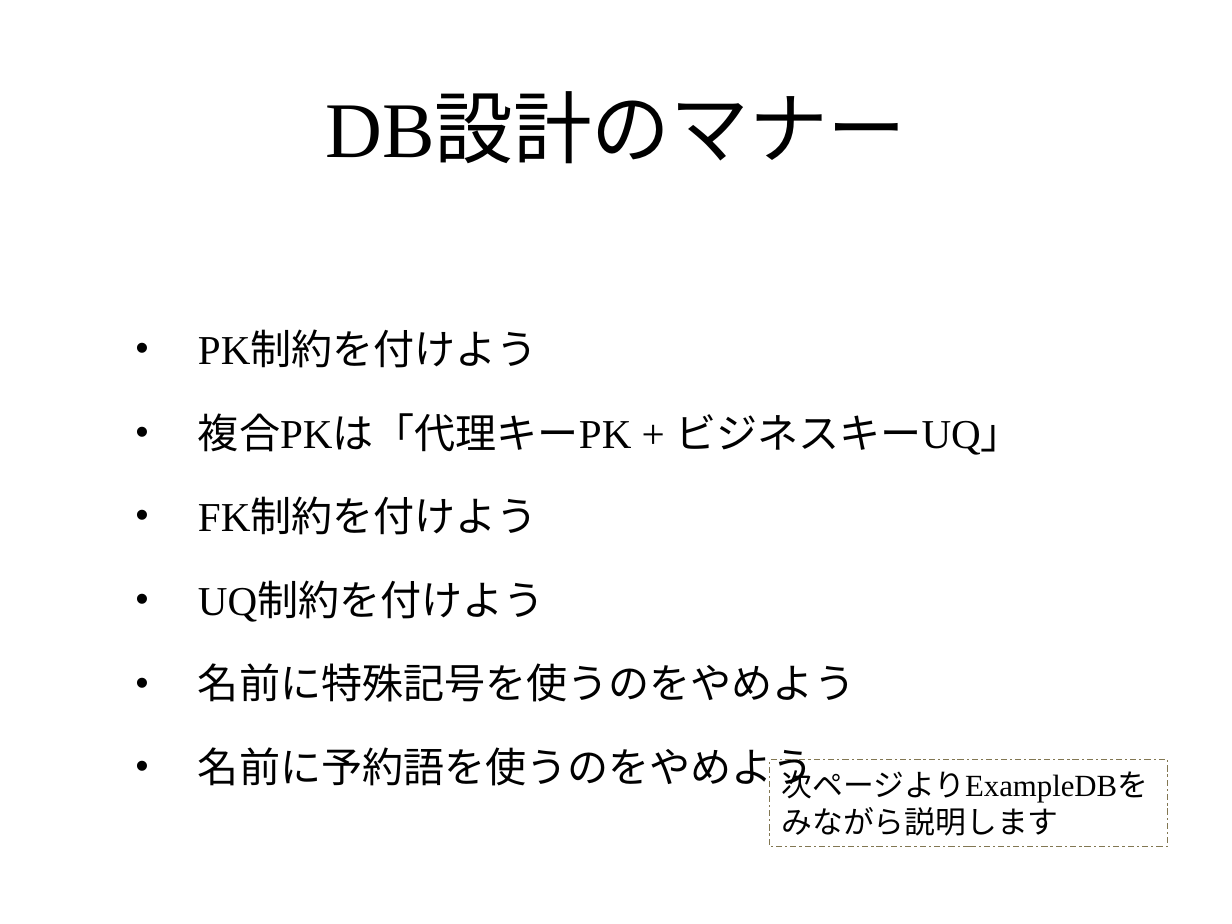
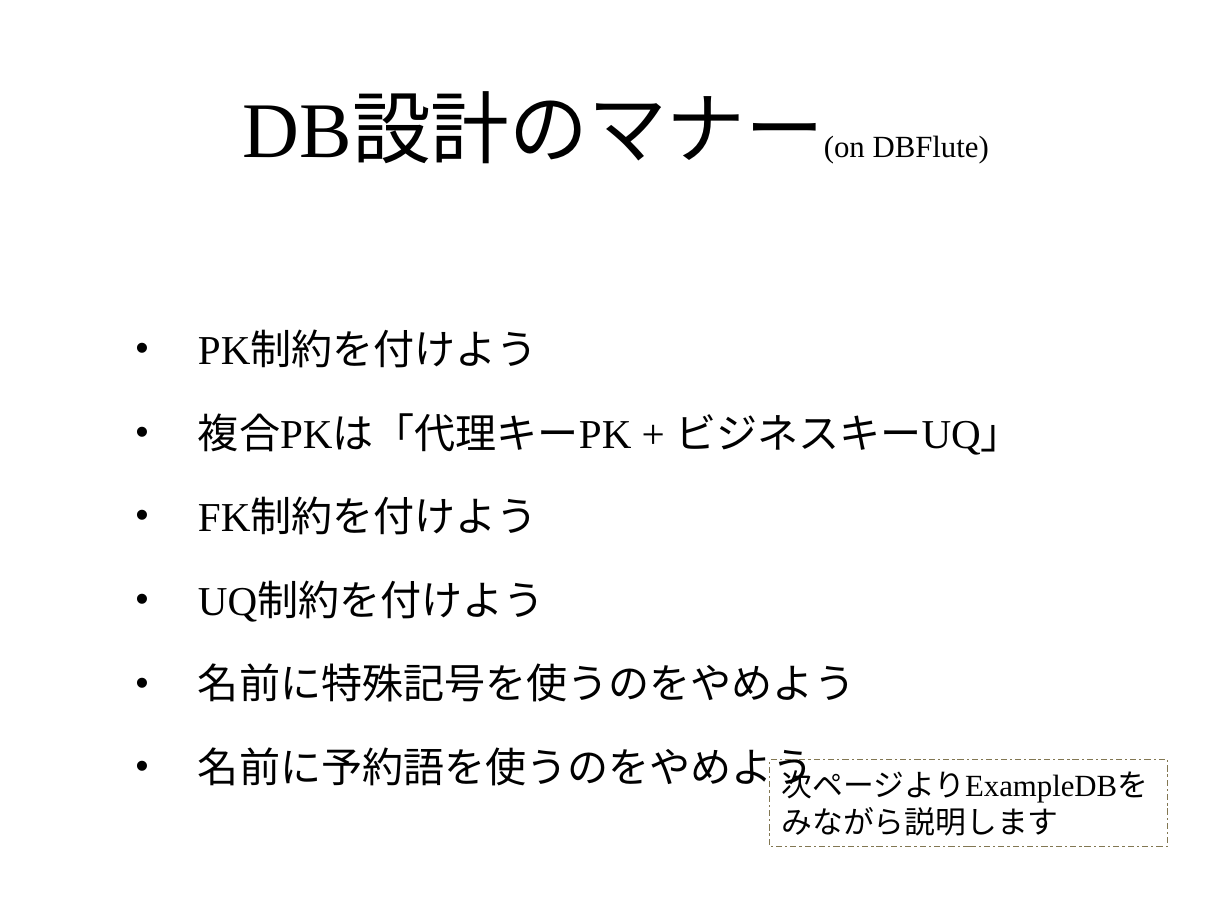
Before and after one commit to seasarorg/dbflute, a slide deck: slide 7 of dbflute/misc/doc/ref/session/resource/DonyuPoint-sc2009spring-dbflute.pptx. Drawn at 1232x924 pixels with LibreOffice and Linux fonts; fonts in the diff are those of the drawing; background and template pictures are left out. Boxes give left, top, right and bottom in pixels: in the first picture for what was removed or moved away, otherwise in the second. Text is boxed around its words. In the diff, an @@ line names an element or a change of style, - is before the commit and + after.

```diff
--- a/dbflute/misc/doc/ref/session/resource/DonyuPoint-sc2009spring-dbflute.pptx
+++ b/dbflute/misc/doc/ref/session/resource/DonyuPoint-sc2009spring-dbflute.pptx
@@ title at (243, 96, 989, 164): text changed; size 46 to 18 pt @@
-DB設計のマナー
+DB設計のマナー(on DBFlute)
```
Also in this commit, not shown: 6 other slides changed.
